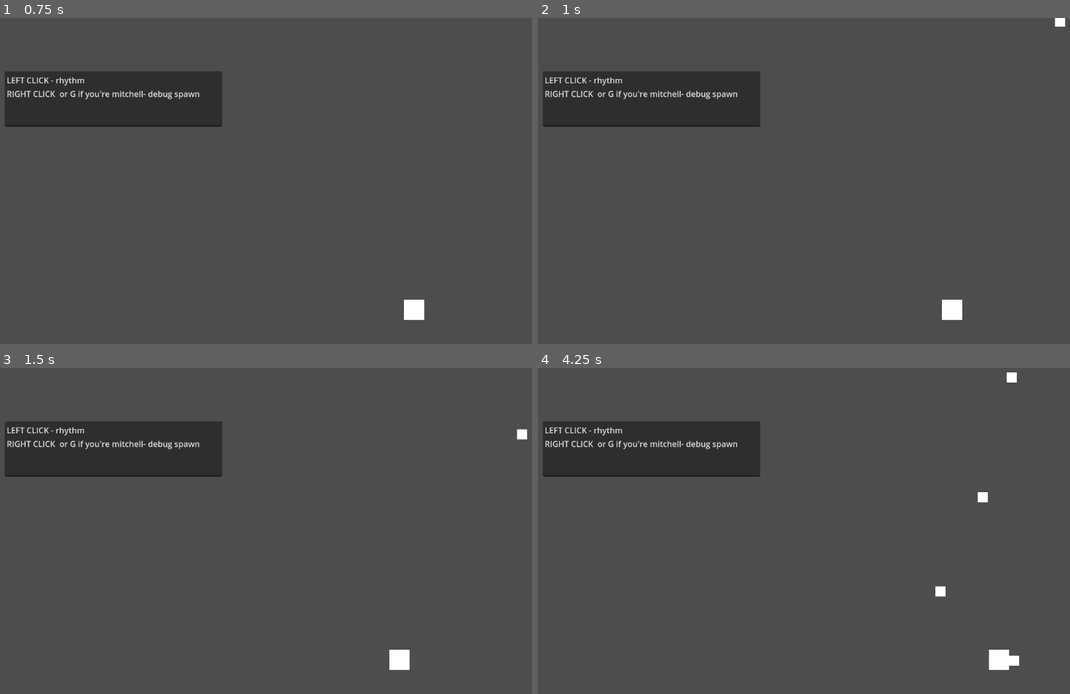
Above: before the commit, frames 1-4 (two rows, left to right).
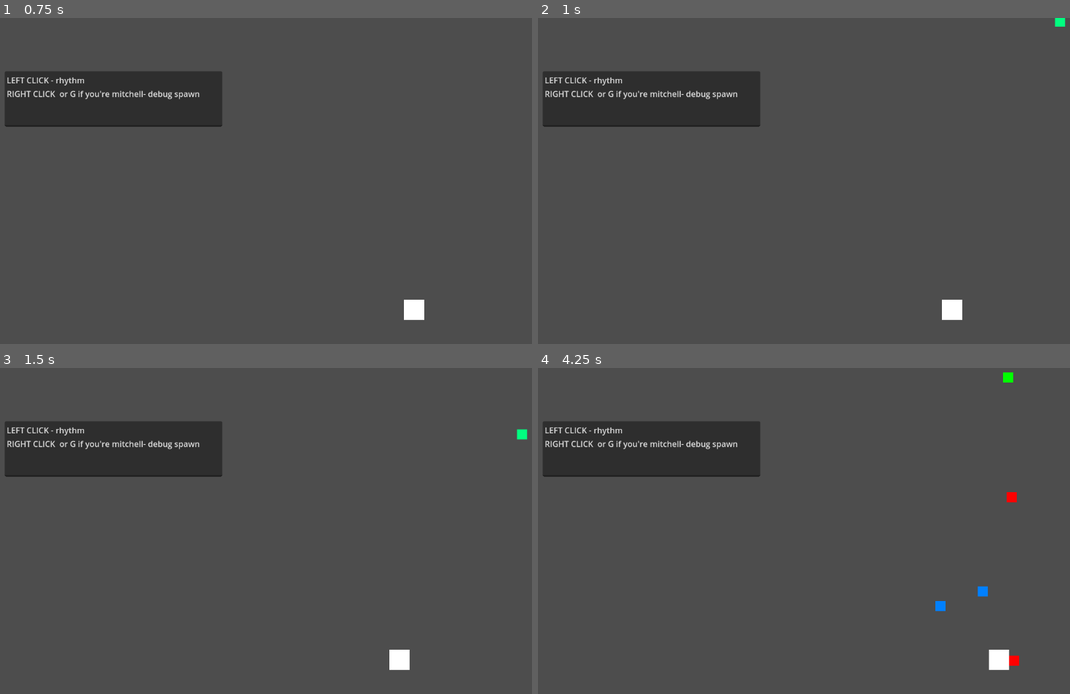
Above: after the commit, the same moments.

Repository: mhogle25/ld55-gonefishin
Game: Godot game, scene res://scenes/fishing_minigame_prototype.tscn
Same seed, same stepped clock (60 frames per second), same inputs: the game is played once before the commit and once after it.
Inputs (mouse positions are in pixels of both pictures, inside the frame that each line leads up to):
- Up to frame 1 (0.75 s): tap Enter at 0.5 s; move the mouse to (414, 164) at 0.52 s; right-click (414, 164) at 0.6 s
- Up to frame 2 (1 s): no input
- Up to frame 3 (1.5 s): move the mouse to (170, 547) at 1.27 s; click (170, 547) at 1.35 s
- Up to frame 4 (4.25 s): right-click (708, 547) at 1.55 s; move the mouse to (883, 459) at 2.02 s; right-click (883, 459) at 2.1 s; move the mouse to (793, 596) at 2.77 s; right-click (793, 596) at 2.85 s; move the mouse to (1000, 579) at 3.52 s; click (1000, 579) at 3.6 s; right-click (1000, 579) at 3.8 s

Frame 1 is identical in both runs. In frame 2, less than 0.1% of the frame differs, in the area x 97-100%, y 0-3%; in frame 3, less than 0.1%; in frame 4, 0.5%, in the area x 74-91%, y 1-92%.

Commit message:
fishing_minigame_v0.1.1a
notes now cease to exist when off screen / when clicked, so as to not potentially create a population of hundreds of angry Area2D's who gain sentience and existential crises regarding their seemingly meaningless existence wandering through floating-point infinity.

Oh and the beginnings of the spawn timer for BPM matching too. Notes spawn at 2s intervals by default on load.

Diff:
--- a/scripts/Global.gd
+++ b/scripts/Global.gd
@@ -2,9 +2,9 @@
 var upperboundary : int = 1050 ###pixel dependent, will change when target resolution is decided
 var lowerboundary : int = 800 ###pixel dependent, will change when target resolution is decided
 
-# Called when the node enters the scene tree for the first time.
-func _ready():
-	pass
+## Called when the node enters the scene tree for the first time.
+#func _ready():
+	#pass
 
 
 
--- a/scripts/fishing_minigame_prototype.gd
+++ b/scripts/fishing_minigame_prototype.gd
@@ -9,12 +9,22 @@
 var note = preload("res://assets/game_objects/note.tscn")
 
 
+
+
 # Called when the node enters the scene tree for the first time.
 func _ready():
-	pass
+
+	#Create Cooldown Rate for spawning notes at a given BPM
+	var spawn_timer := Timer.new()
+	spawn_timer.name = "NOTE_RATE"
+	spawn_timer.set_wait_time(2) ###.set_wait_time(Global.somedict[song_title]["GetBPM"] / 60) beats per second, get from global variable assigned to each song in a dict, pull from current song
+	spawn_timer.one_shot = false
+	spawn_timer.autostart = true
+	add_child(spawn_timer)
+	spawn_timer.timeout.connect(spawn_timer_timeout)
 
 
-# Called every frame. 'delta' is the elapsed time since the previous frame.
+
 func _process(delta):
 
 	cursor.position.x = get_global_mouse_position().x
@@ -30,7 +40,7 @@
 			note_hit[0].hit.emit()
 
 
-	if Input.is_action_just_pressed("rightclick"):
+	if Input.is_action_just_pressed("rightclick"): ###For DEBUG PURPOSE ONLY
 		spawn_note.emit()
 
 
@@ -48,4 +58,8 @@
 	var note_instance = note.instantiate()
 	note_instance.name = str("Note ", num_note)
 	$NoteSpawner.add_child(note_instance)
-	num_note += 1
+	num_note += 1 ###Could be used to easily track accuracy of player, overall notes hit out of total
+
+
+func spawn_timer_timeout():
+	spawn_note.emit()
--- a/scripts/note.gd
+++ b/scripts/note.gd
@@ -1,18 +1,23 @@
 extends Area2D
 signal hit
-var speed : int = 250
+
+@export var speed : int = 250 ###sync to bpm
 
 
 # Called when the node enters the scene tree for the first time.
 func _ready():
 	self.position.x = randi_range(Global.upperboundary, Global.lowerboundary)
+	$NoteSprite.modulate = Color.from_hsv((randi() % 12) / 12.0, 1, 1) ####pseudo-random color picker
 
 
 # Called every frame. 'delta' is the elapsed time since the previous frame.
 func _process(delta):
 	self.position.y += delta * speed ###most basic of sliding movement lol
+	if self.position.y >= 1500: ###idunno thats probably off the screen
+		self.queue_free()
 
 
 func _on_hit():
-	$NoteSprite.modulate = Color.from_hsv((randi() % 12) / 12.0, 1, 1) ####pseudo-random color picker
+
 	self.set_collision_layer_value(2, false)
+	self.queue_free() ###want to animate a cute pop function before removing
